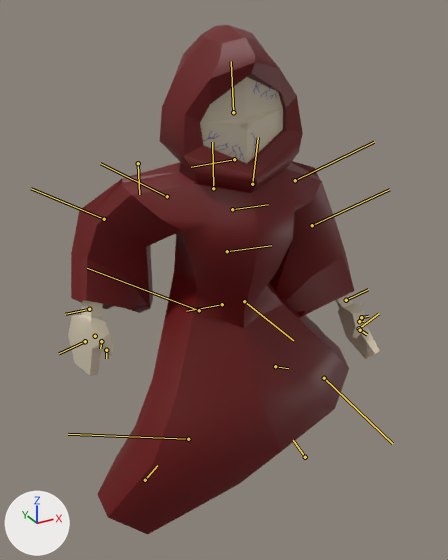
The FBX model Finsternis/Assets/Meshes/Characters/Balthazar/Balthazar.fbx as it was, and as the next commit left it.
The view is the same before and after, from a 50 mm lens placed at (-1.13, -2.29, 2.01), pointed at (0.03, -0.17, 0.96). The lights are fixed; the arrows at lower left show +X, +Y and +Z. Both versions are drawn at frame 147 of the action 'Take 001'; the numbers are the values there. The bones that bend it are drawn over the model as lines.

In view in the first picture: 'corpo'.
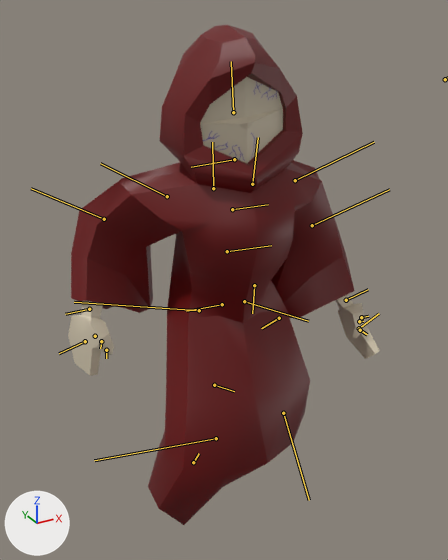
Location of each change, (x1, y1, x2, y2) in pixels of the pictures (448 x 560 px):
'corpo', posed: before (68, 25, 380, 534); after (68, 25, 380, 525)
bone 'r_leg', root to tip: before (199, 310) to (87, 268); after (199, 310) to (74, 302)
bone 'r_knee', root to tip: before (188, 439) to (68, 434); after (216, 438) to (94, 460)
bone 'l_leg', root to tip: before (244, 301) to (293, 340); after (244, 301) to (308, 321)
bone 'l_knee', root to tip: before (324, 378) to (392, 443); after (283, 413) to (309, 500)

What the commit changed:
Bone 'r_leg' (bone_r_leg) turns from (5, 48, 33) to (1, 53, 14) degrees about its own x, y and z.
Bone 'r_knee' (bone_r_knee) turns from (22, -60, -23) to (38, -68, -38) degrees about its own x, y and z.
Bone 'l_leg' (bone_l_leg) turns from (6, 36, 27) to (-1, 8, 30) degrees about its own x, y and z.
Bone 'l_knee' (bone_l_knee) turns from (-3, -14, -77) to (-3, -17, -92) degrees about its own x, y and z.
